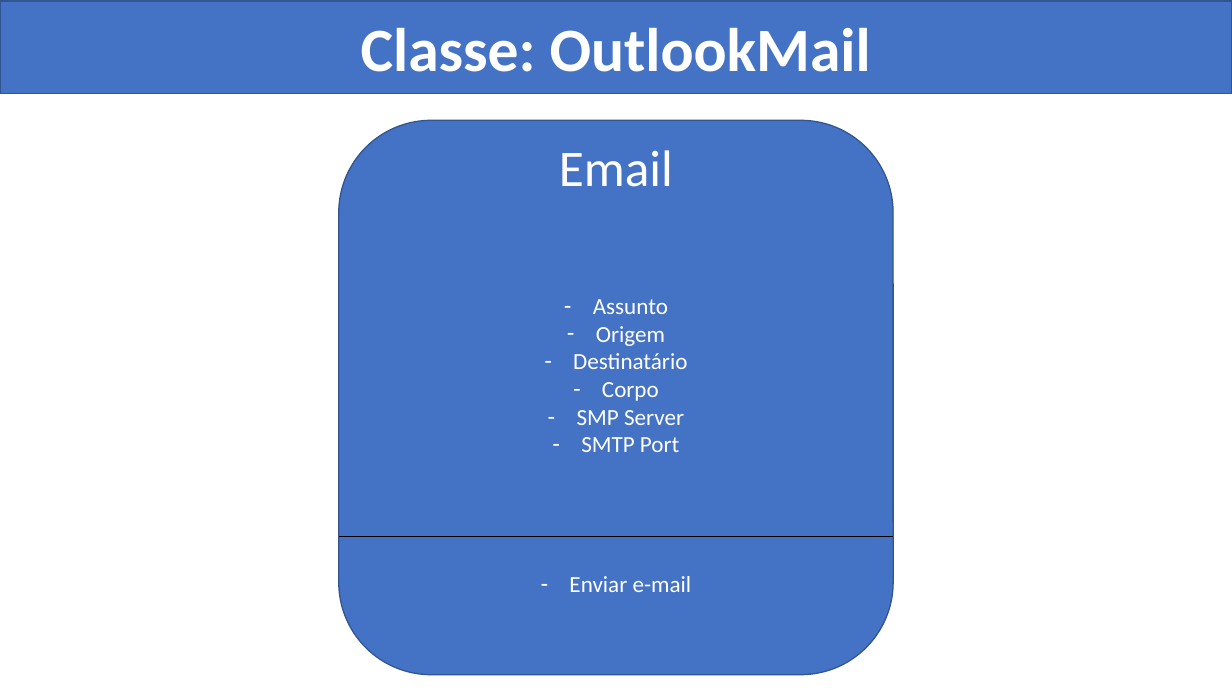
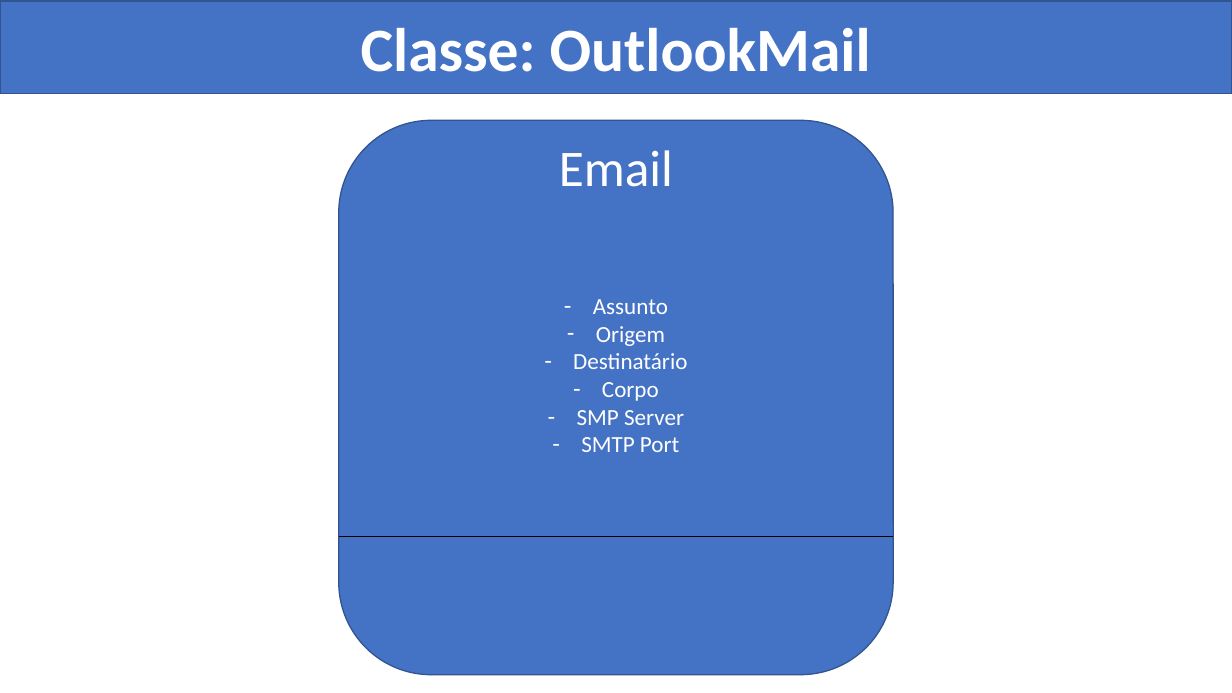
Before and after one commit to brjoaogabriel/disparador_email, a slide deck: slide 9 of project/Disparador de e-mails.pptx. Drawn at 1232x693 pixels with LibreOffice and Linux fonts; fonts in the diff are those of the drawing. Boxes give left, top, right and bottom in pixels: in the first picture for what was removed or moved away, otherwise in the second. Text is boxed around its words. In the diff, an @@ line names an element or a change of style, - is before the commit and + after.

```diff
--- a/project/Disparador de e-mails.pptx
+++ b/project/Disparador de e-mails.pptx
@@ text removed at bbox=[569, 576, 692, 592] @@
-– Enviar e-mail
```
Also in this commit, not shown: 10 other files.
